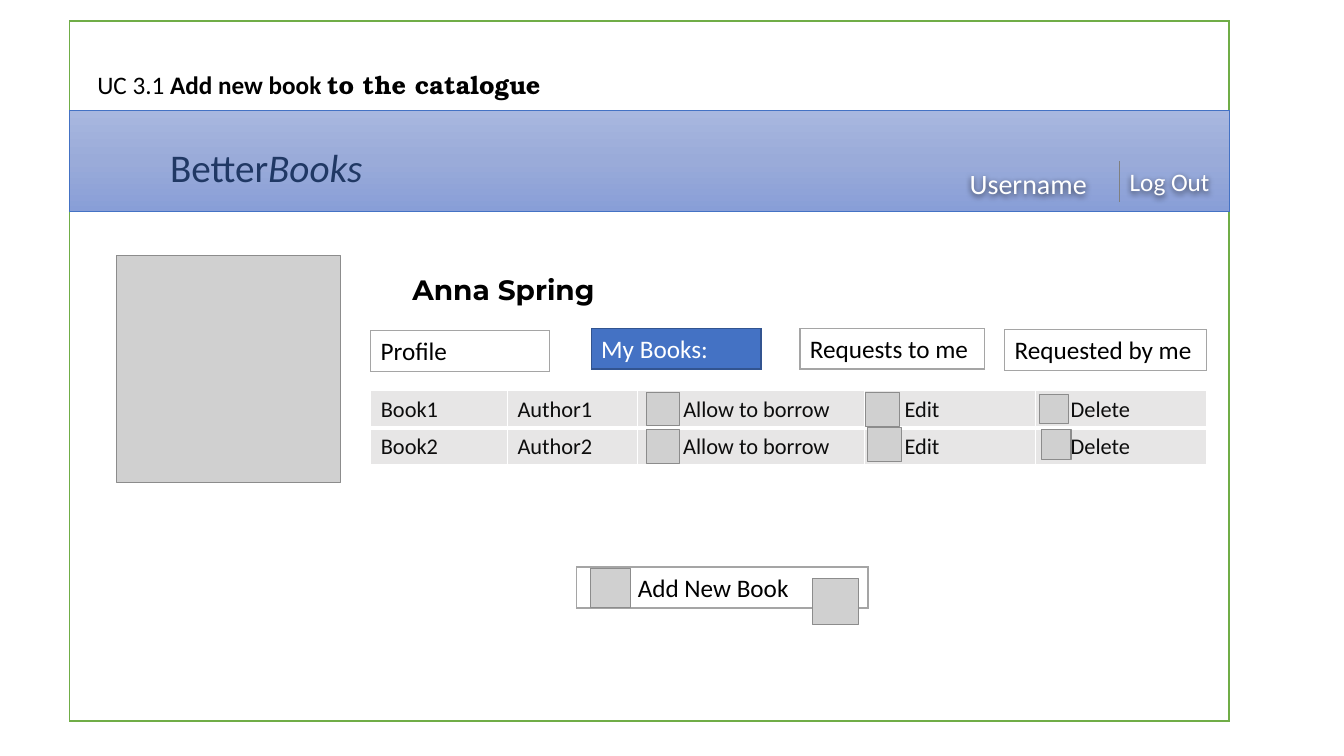
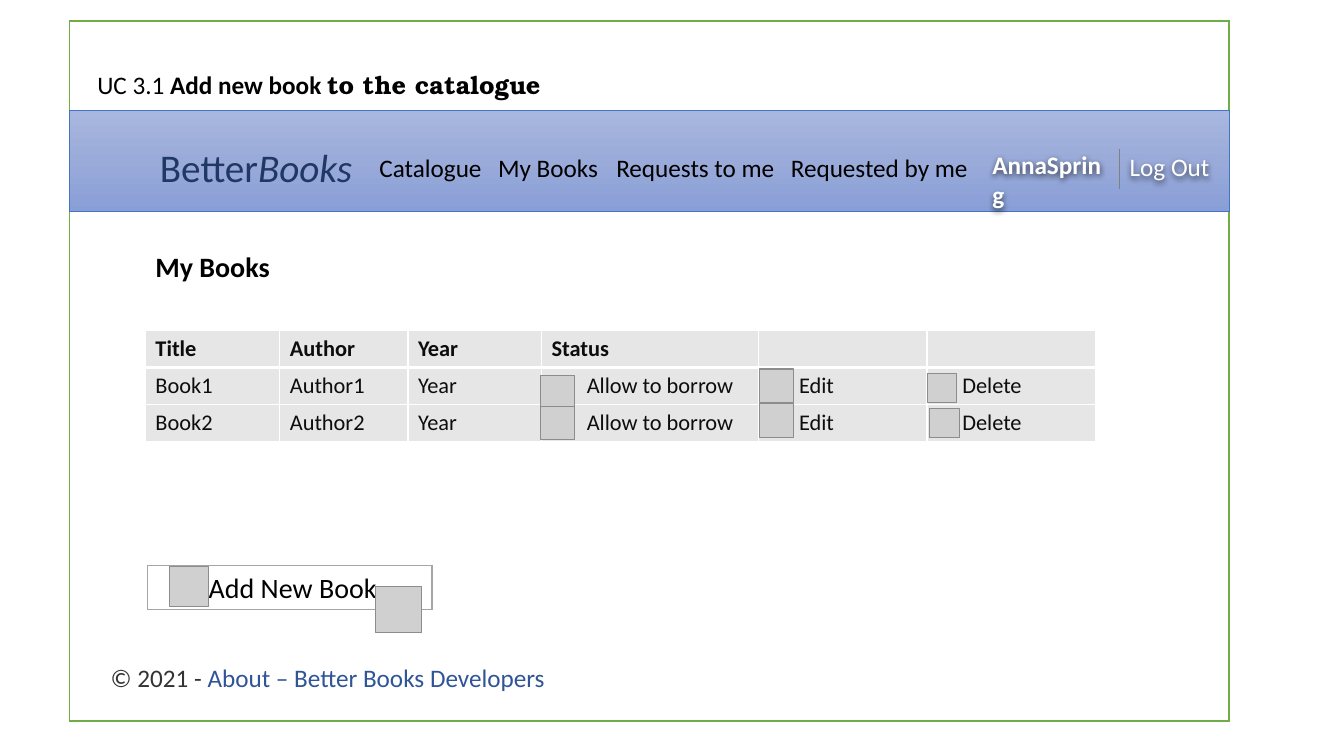
Before and after one commit to kateGalich/capstone, a slide deck: slide 3 of Construction 3/UI Prototypes.pptx. Drawn at 1344x756 pixels with LibreOffice and Linux fonts; fonts in the diff are those of the drawing; grey boxes stand for pictures; background and template pictures are left out. Boxes give left, top, right and bottom in pixels: in the first picture for what was removed or moved away, otherwise in the second. Text is boxed around its words. In the diff, an @@ line names an element or a change of style, - is before the commit and + after.

```diff
--- a/Construction 3/UI Prototypes.pptx
+++ b/Construction 3/UI Prototypes.pptx
@@ text added at bbox=[983, 144, 1123, 185], 18 pt, text #FFFFFF, bold @@
+AnnaSpring
@@ text "Log Out": place and size @@
-text "Log Out" at bbox=[1130, 175, 1209, 197]
+text "Log Out" at bbox=[1130, 160, 1209, 182]
@@ line moved from (1120, 161) - (1120, 202) to (1120, 148) - (1120, 190) @@
@@ text "BetterBooks": place and size @@
-text "BetterBooks" at bbox=[170, 155, 362, 182]
+text "BetterBooks" at bbox=[160, 155, 352, 182]
@@ text added at bbox=[379, 159, 481, 182], 18 pt, text #000000 @@
+Catalogue
@@ text added at bbox=[498, 159, 598, 181], 18 pt, text #000000 @@
+My Books
@@ text added at bbox=[616, 161, 775, 181], 18 pt, text #000000 @@
+Requests to me
@@ text added at bbox=[791, 159, 968, 181], 18 pt, text #000000 @@
+Requested by me
@@ text removed at bbox=[970, 176, 1087, 195] @@
-Username
@@ picture removed at bbox=[117, 255, 341, 482] @@
@@ text "My Books": place and size @@
-text "My Books" at bbox=[592, 329, 762, 369]
+text "My Books" at bbox=[155, 257, 269, 282]
@@ text "My Books" at bbox=[155, 257, 269, 282]: fill #4472C4 to none; outline #325491 1 pt to none @@
@@ text at bbox=[155, 257, 269, 282]: text changed; size 18 to 20 pt; text colour #FFFFFF to #000000; bold on @@
-My Books:
+My Books
@@ text removed at bbox=[412, 278, 595, 306] @@
-Anna Spring
@@ rectangle removed at bbox=[801, 329, 985, 369] @@
-Requests to me
@@ table at bbox=[145, 331, 1095, 442] @@
-Book1 | Author1 | Allow to borrow | Edit | Delete
-Book2 | Author2 | Allow to borrow | Edit | Delete
+Title | Author | Year | Status |  | 
+Book1 | Author1 | Year | Allow to borrow | Edit | Delete
+Book2 | Author2 | Year | Allow to borrow | Edit | Delete
@@ table: place and size @@
-table at bbox=[371, 391, 1208, 465]
+table at bbox=[145, 331, 1095, 442]
@@ rectangle removed at bbox=[371, 331, 549, 371] @@
-Profile
@@ rectangle removed at bbox=[1005, 330, 1207, 370] @@
-Requested by me
@@ picture: place and size @@
-picture at bbox=[646, 430, 680, 463]
+picture at bbox=[541, 375, 575, 408]
@@ picture: place and size @@
-picture at bbox=[868, 427, 902, 462]
+picture at bbox=[760, 369, 795, 403]
@@ picture: place and size @@
-picture at bbox=[1042, 430, 1071, 459]
+picture at bbox=[928, 373, 957, 402]
@@ picture: place and size @@
-picture at bbox=[646, 392, 680, 425]
+picture at bbox=[541, 406, 575, 440]
@@ picture: place and size @@
-picture at bbox=[866, 392, 900, 426]
+picture at bbox=[760, 403, 795, 438]
@@ picture: place and size @@
-picture at bbox=[1040, 394, 1069, 423]
+picture at bbox=[930, 408, 959, 438]
@@ rectangle "Add New Book": place and size @@
-rectangle "Add New Book" at bbox=[577, 568, 868, 608]
+rectangle "Add New Book" at bbox=[147, 566, 432, 610]
@@ rectangle "Add New Book" at bbox=[147, 566, 432, 610]: size 18 to 20 pt @@
@@ picture: place and size @@
-picture at bbox=[591, 569, 630, 608]
+picture at bbox=[169, 567, 209, 606]
@@ picture: place and size @@
-picture at bbox=[813, 579, 859, 625]
+picture at bbox=[375, 587, 421, 633]
@@ text added at bbox=[137, 669, 545, 691], 18 pt, text #2F5597 @@
+© 2021 - About – Better Books Developers
```
Also in this commit, not shown: 11 other slides changed, 2 slides removed.
